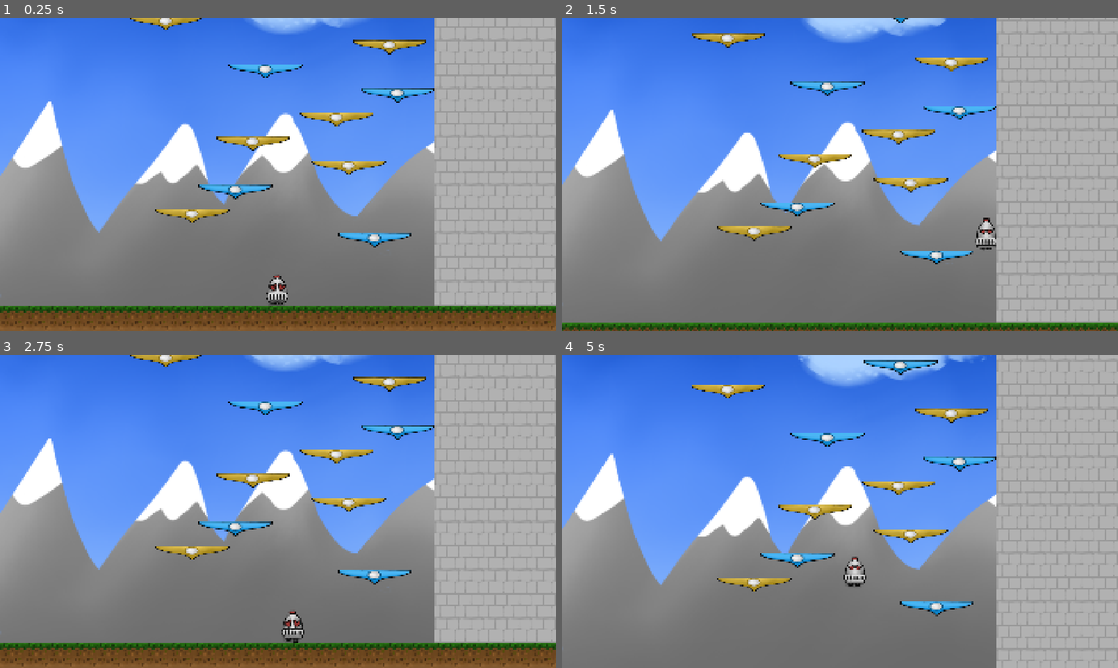
Above: before the commit, frames 1-4 (two rows, left to right).
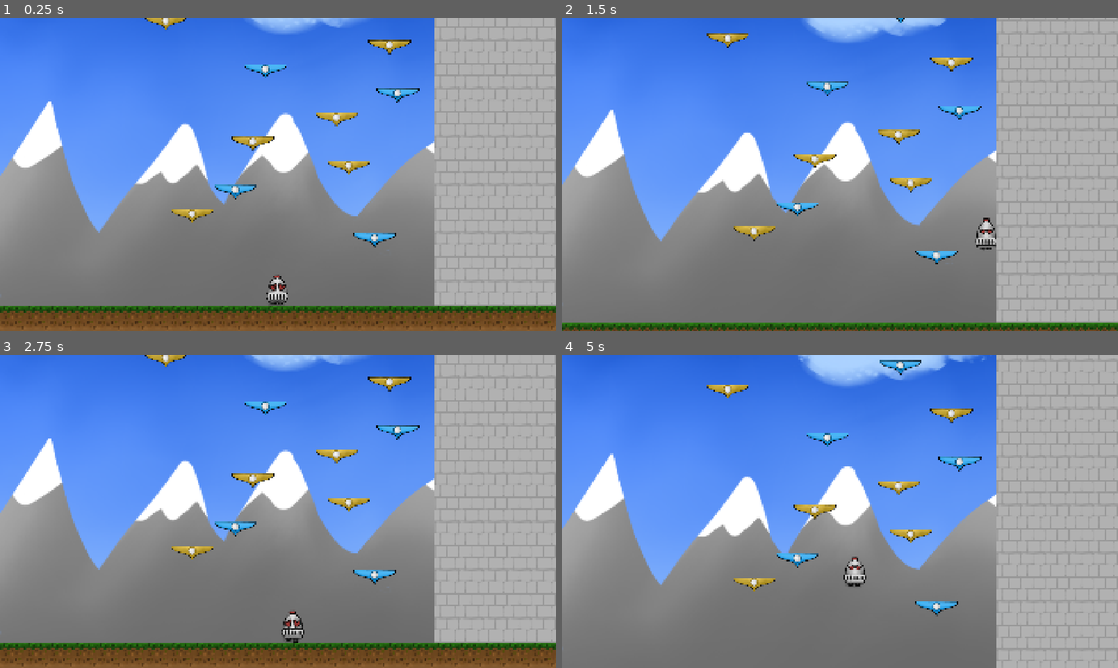
Above: after the commit, the same moments.

Repository: AllyJoho/princess-game
Game: Godot game, scene res://scenes/tower.tscn
Same seed, same stepped clock (60 frames per second), same inputs: the game is played once before the commit and once after it.
Inputs:
- Up to frame 1 (0.25 s): no input
- Up to frame 2 (1.5 s): hold D (move_right) from 0.53 s (still down); tap Space (jump) at 0.77 s
- Up to frame 3 (2.75 s): tap Space (jump) at 1.52 s; release D (move_right) at 2.03 s; hold A (move_left) from 2.03 s (still down)
- Up to frame 4 (5 s): release A (move_left) at 2.78 s; hold D (move_right) 2.78-4.28 s; tap Space (jump) at 3.02, 3.77, 4.52 s; hold A (move_left) from 4.28 s (still down)

The runs differ from the first frame. In frame 1, 2.1% of the frame differs, in the area x 23-79%, y 0-74%; in frame 2, 2.1%; in frame 3, 2.1%; in frame 4, 2.4%, in the area x 23-79%, y 1-84%.

Commit message:
first half of main

Diff:
--- a/project.godot
+++ b/project.godot
@@ -23,7 +23,6 @@
 
 window/size/viewport_width=1920
 window/size/viewport_height=1080
-window/size/mode=4
 window/stretch/mode="canvas_items"
 
 [dotnet]
--- /dev/null
+++ b/scenes/main_menu.tscn
@@ -0,0 +1,44 @@
+[gd_scene format=3 uid="uid://bkqkh87sk8xjl"]
+
+[sub_resource type="Theme" id="Theme_vue75"]
+Button/font_sizes/font_size = 16
+
+[node name="MainMenu" type="Node2D" unique_id=613818884]
+
+[node name="Title" type="Label" parent="." unique_id=741666809]
+offset_right = 1920.0
+offset_bottom = 500.0
+theme_override_font_sizes/font_size = 200
+text = "Worth The Climb"
+horizontal_alignment = 1
+vertical_alignment = 1
+
+[node name="CenterContainer" type="CenterContainer" parent="." unique_id=21042683]
+offset_top = 500.0
+offset_right = 1920.0
+offset_bottom = 1080.0
+theme = SubResource("Theme_vue75")
+
+[node name="MainButtons" type="VBoxContainer" parent="CenterContainer" unique_id=2139736182]
+layout_mode = 2
+theme_override_constants/separation = 16
+
+[node name="play" type="Button" parent="CenterContainer/MainButtons" unique_id=1157566346]
+layout_mode = 2
+theme_override_font_sizes/font_size = 75
+text = "Play"
+
+[node name="settings" type="Button" parent="CenterContainer/MainButtons" unique_id=2001358733]
+layout_mode = 2
+theme_override_font_sizes/font_size = 75
+text = "Settings"
+
+[node name="credits" type="Button" parent="CenterContainer/MainButtons" unique_id=1153736158]
+layout_mode = 2
+theme_override_font_sizes/font_size = 75
+text = "Credits"
+
+[node name="quit" type="Button" parent="CenterContainer/MainButtons" unique_id=1498247093]
+layout_mode = 2
+theme_override_font_sizes/font_size = 75
+text = "Quit"
--- a/scenes/platform.tscn
+++ b/scenes/platform.tscn
@@ -8,7 +8,6 @@
 [node name="platform" type="StaticBody2D" unique_id=2109508709]
 
 [node name="Sprite2D" type="Sprite2D" parent="." unique_id=1976171307]
-scale = Vector2(1.75, 1)
 texture = ExtResource("1_ba0x2")
 
 [node name="CollisionShape2D" type="CollisionShape2D" parent="." unique_id=636265910]
--- /dev/null
+++ b/scripts/main_menu.gd
@@ -0,0 +1 @@
+extends Node2D
--- a/scripts/tower.gd
+++ b/scripts/tower.gd
@@ -51,8 +51,9 @@
 		spawn_object(-wall_pos-5*block_size,y_pos, block)
 		for j in range(7):
 			spawn_object(wall_pos+j*block_size,y_pos, block, wall_texture)
-	for j in range(level_width-10,level_width):
-		spawn_object((-wall_pos+j*platform_size),y_pos, platform, platform_texture)
+	var offset = platform_size/2 + block_size/2
+	for j in range(4):
+		spawn_object(wall_pos-offset-j*platform_size,y_pos, platform, platform_texture)
 
 func build_tower():
 	var y_pos = -block_size*2
Not shown, added: scripts/main_menu.gd.uid
